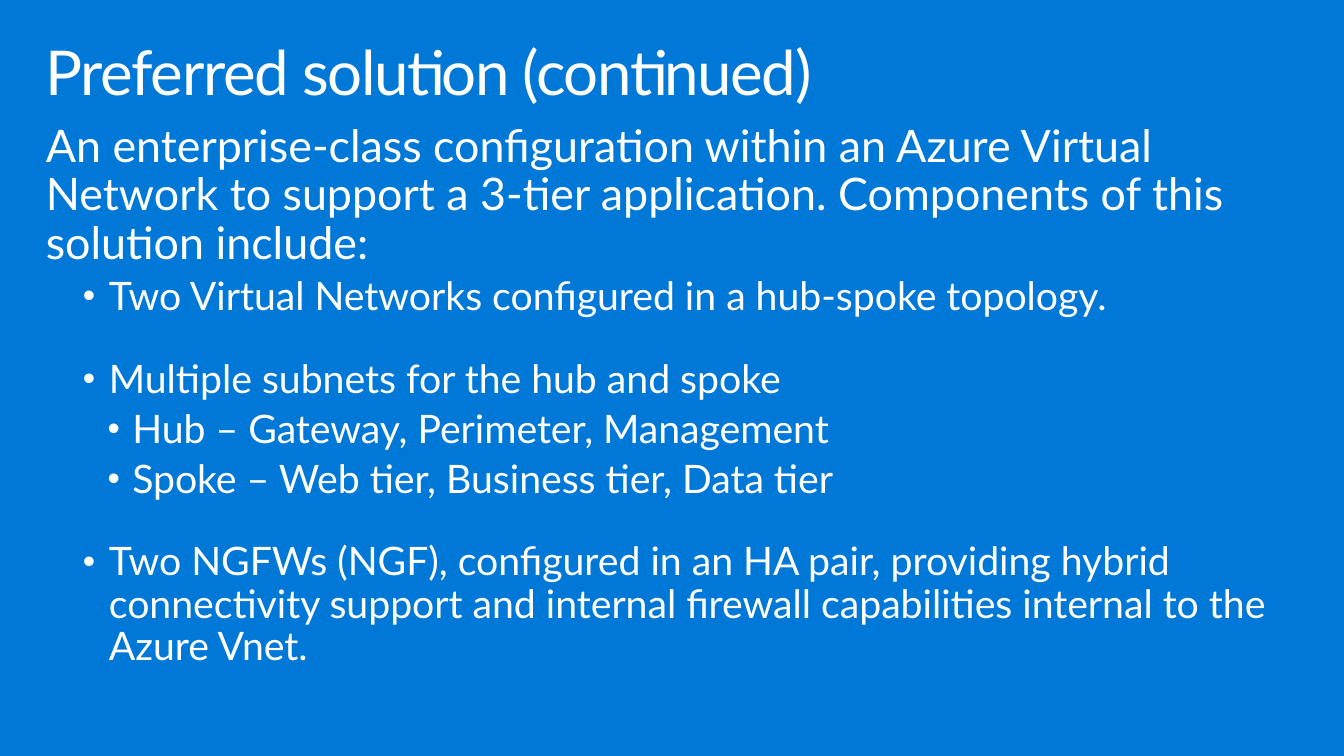
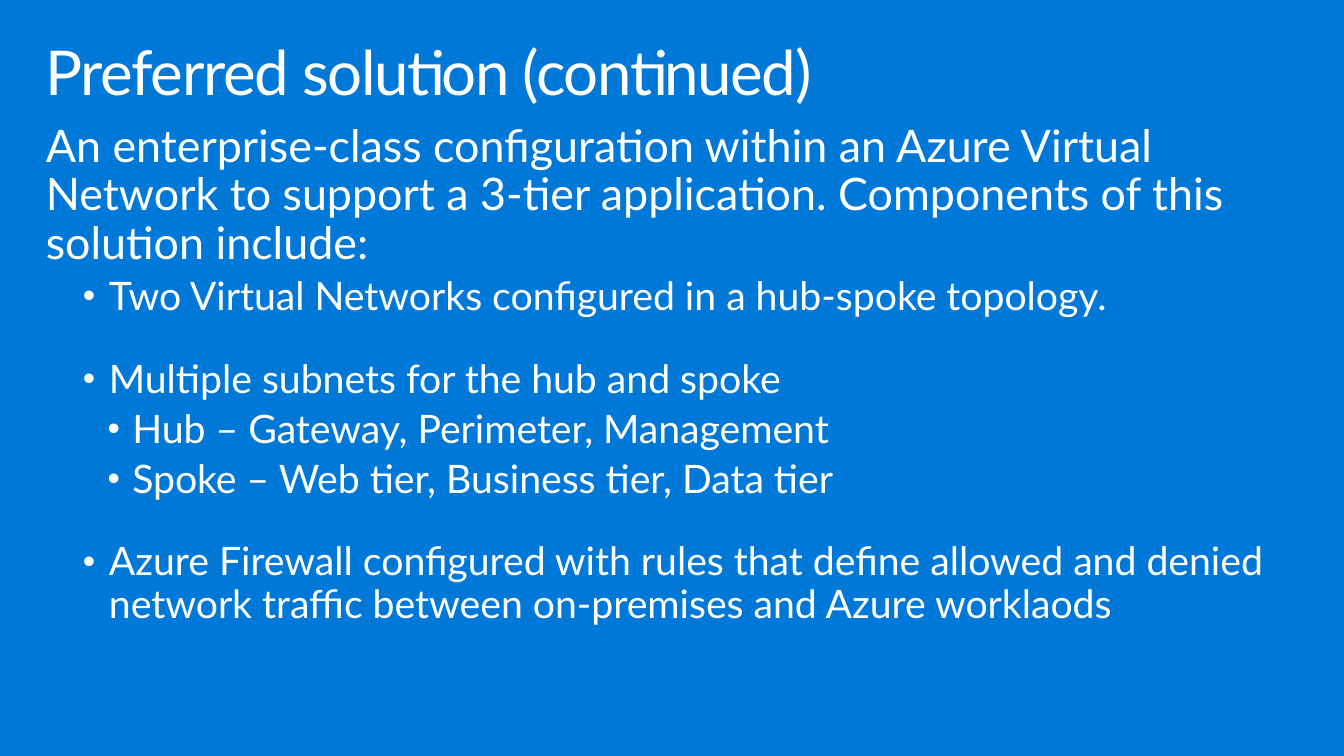
Before and after one commit to yashmadan123/MCW-Enterprise-class-networking, a slide deck: slide 24 of Whiteboard design session/WDS trainer presentation - Enterprise-class networking in Azure.pptx. Drawn at 1344x756 pixels with LibreOffice and Linux fonts; fonts in the diff are those of the drawing. Boxes give left, top, right and bottom in pixels: in the first picture for what was removed or moved away, otherwise in the second. Text is boxed around its words. In the diff, an @@ line names an element or a change of style, - is before the commit and + after.

```diff
--- a/Whiteboard design session/WDS trainer presentation - Enterprise-class networking in Azure.pptx
+++ b/Whiteboard design session/WDS trainer presentation - Enterprise-class networking in Azure.pptx
@@ text at (109, 546, 1263, 625): text changed @@
-  • Two NGFWs (NGF), configured in an HA pair, providing hybrid connectivity support and internal firewall capabilities internal to the Azure Vnet.
+  • Azure Firewall configured with rules that define allowed and denied network traffic between on-premises and Azure worklaods
```
Also in this commit, not shown: 8 other slides changed, 1 slide removed, 6 other files.
